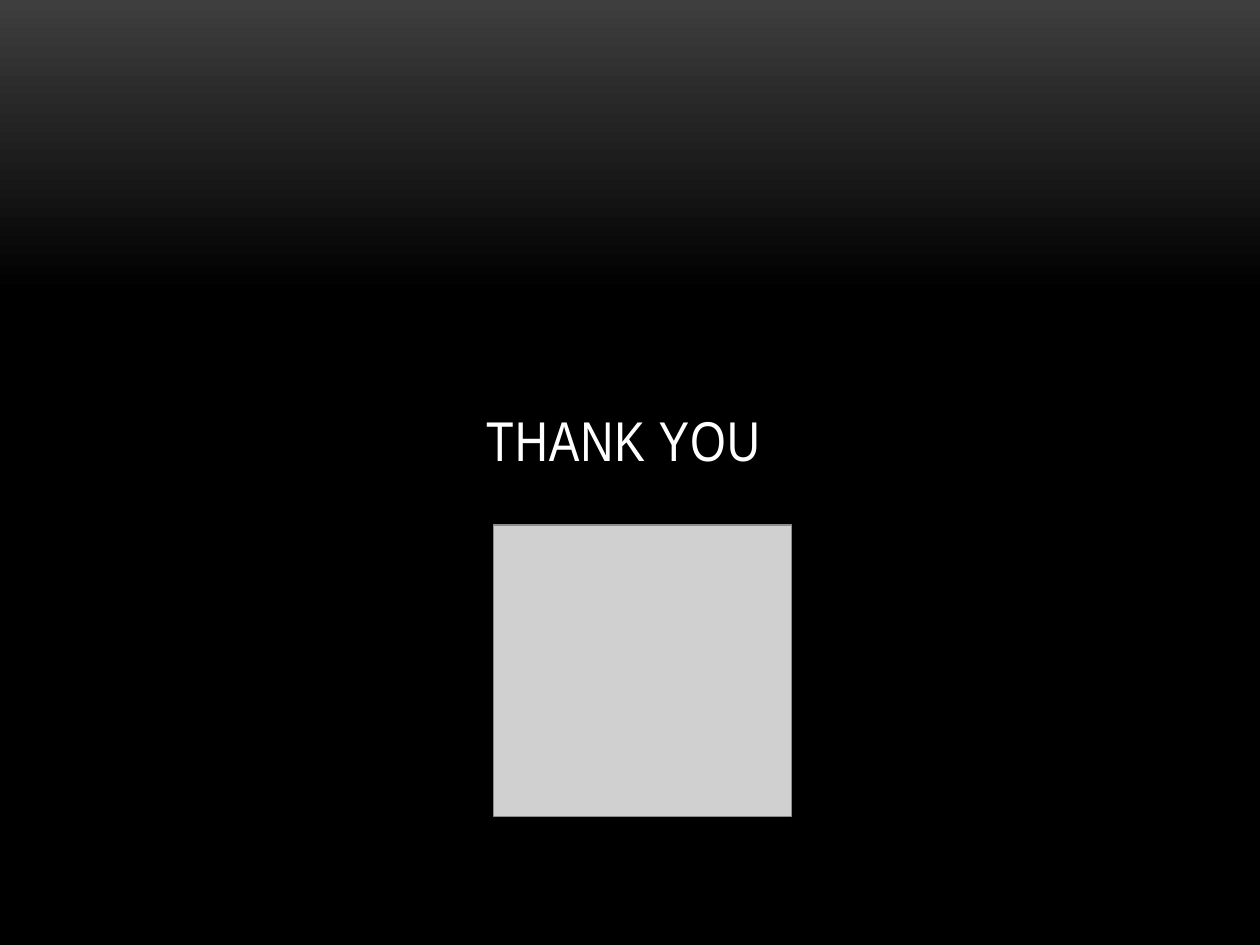
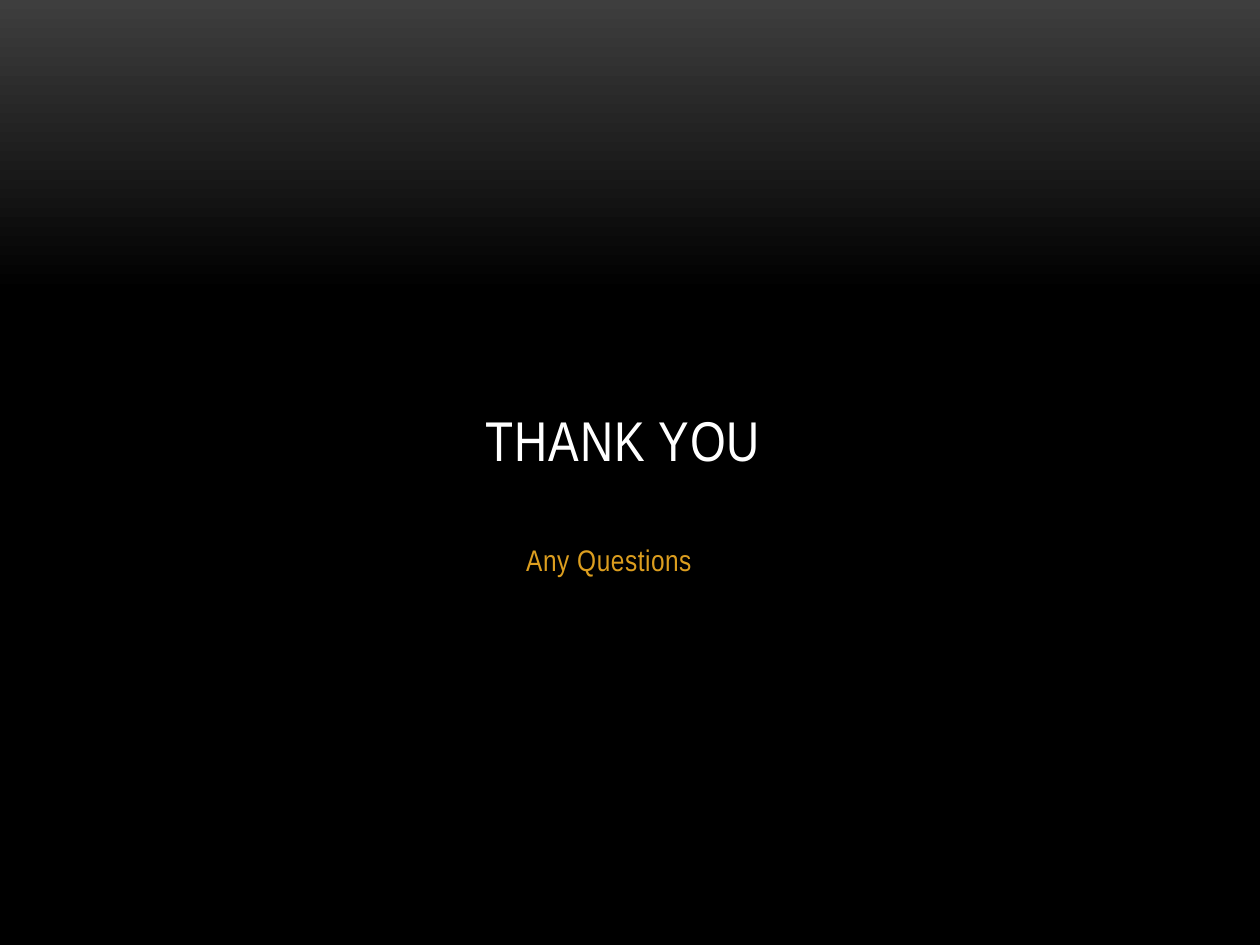
Before and after one commit to PuneVimUser/magical-vim, a slide deck: slide 19 of PuneVimUSer.pptx. Drawn at 1260x945 pixels with LibreOffice and Linux fonts; fonts in the diff are those of the drawing; grey boxes stand for pictures; background and template pictures are left out. Boxes give left, top, right and bottom in pixels: in the first picture for what was removed or moved away, otherwise in the second. Text is boxed around its words. In the diff, an @@ line names an element or a change of style, - is before the commit and + after.

Commit message:
ppt: remove photo at last slide

```diff
--- a/PuneVimUSer.pptx
+++ b/PuneVimUSer.pptx
@@ picture removed at bbox=[494, 525, 791, 816] @@
@@ subtitle added at bbox=[526, 549, 691, 577], 17 pt, text #DC9E1F @@
+Any Questions
```
